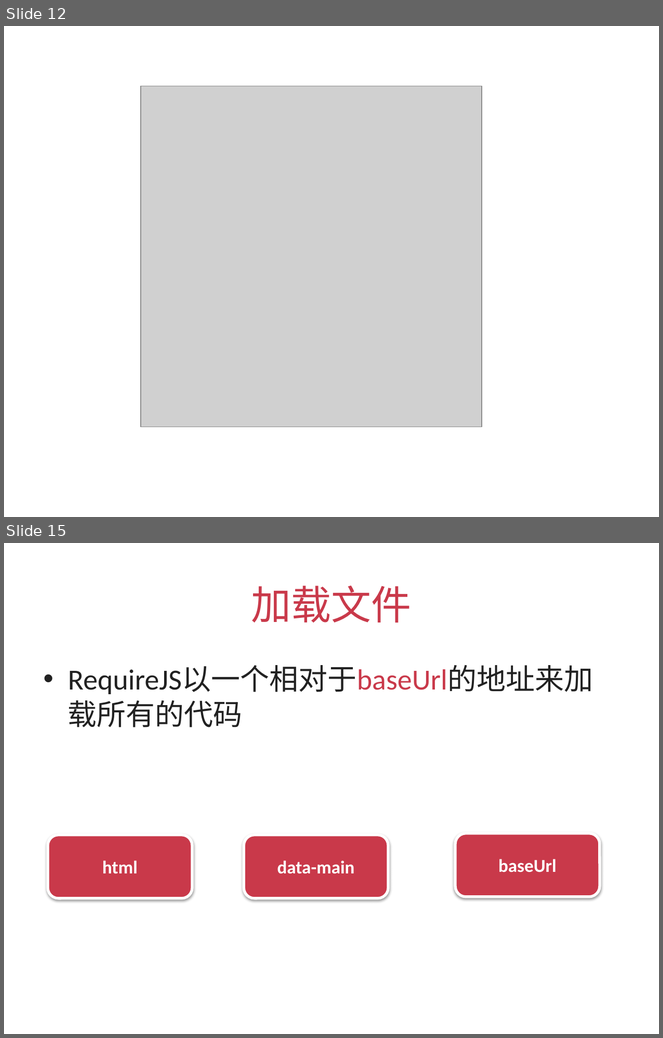
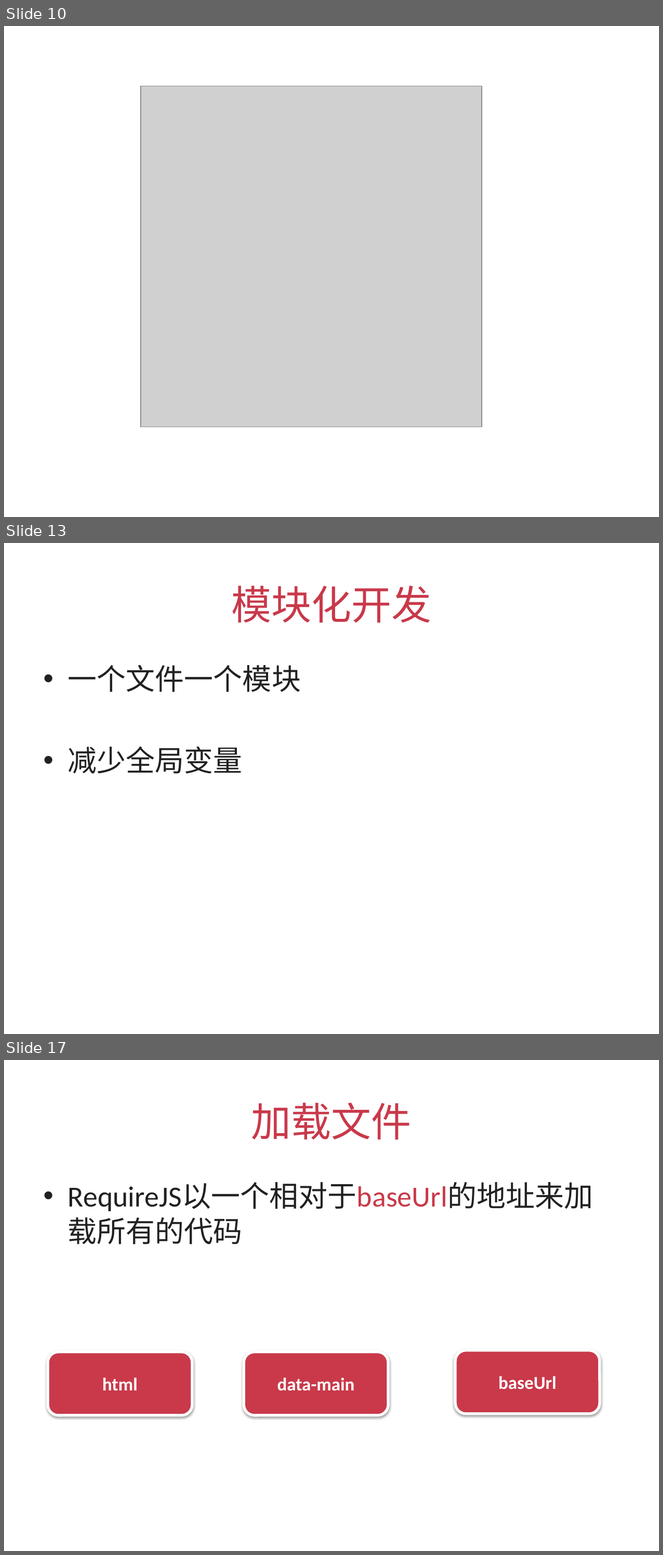
Before and after one commit to silvajs/lecturer, a slide deck: requirejs/doc/requirejs.pptx. Shown one above the other, each under a label of ours: slides 12 and 15 before the commit, slides 10, 13 and 17 after it; the slides between them are not shown. The pictures are 663x1038 and 663x1555 pixels, drawn with LibreOffice and Linux fonts; fonts in the diff are those of the drawing; grey boxes stand for pictures. Boxes give left, top, right and bottom in pixels: in the first picture for what was removed or moved away, otherwise in the second. Text is boxed around its words. In the diff, an @@ line names an element or a change of style, - is before the commit and + after.

```diff
--- a/requirejs/doc/requirejs.pptx
+++ b/requirejs/doc/requirejs.pptx
@@ slide 13 added at (x1=4, y1=543, x2=659, y2=1034), background #FFFFFF @@
@@ title added at (x1=231, y1=586, x2=431, y2=623), 44 pt, text #C9394A @@
+模块化开发
@@ text added at (x1=68, y1=665, x2=301, y2=774), 32 pt, text #212121 @@
+• 一个文件一个模块
+• 减少全局变量
@@ what was slide 12 is now slide 10 @@
@@ what was slide 15 is now slide 17 @@
```
Also in this commit, not shown: 4 slides changed, 1 other slide added, 9 other files.
